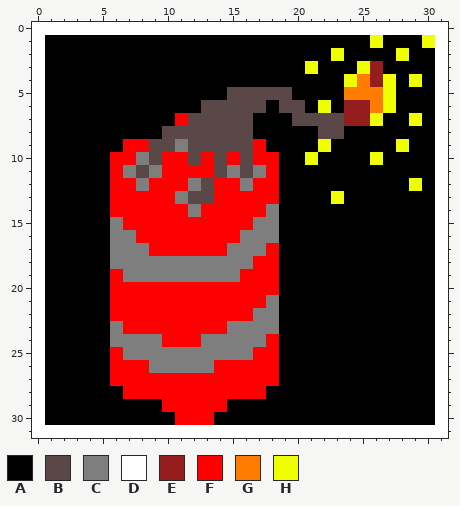
Pixel-art sprite, stored at images/Detonated.png. That is the earlier state.
The file is 32x32 pixels.
Palette (. is transparent): A #000000  B #5a4747  C #7e7e7e  D #ffffff  E #961d1d  F #ff0000  G #ff7c00  H #f0ff00
The same view after the edit:
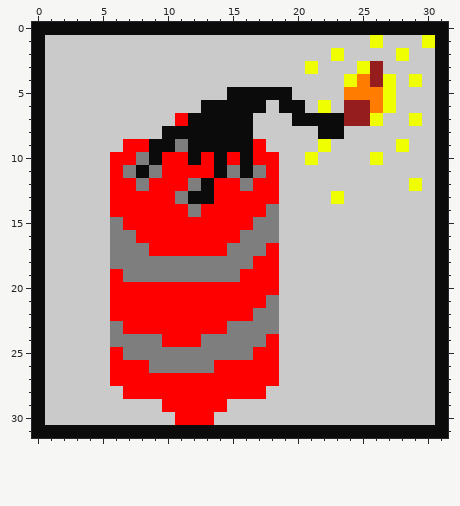
Diff:
colour A: #000000 -> #cacaca
colour D: #ffffff -> #0b0b0b
y 5: x 15..19 BBBBB -> DDDDD
y 6: x 13..17 BBBBB -> DDDDD; x 19..20 BB -> DD
y 7: x 12..16 BBBBB -> DDDDD; x 20..23 BBBB -> DDDD
y 8: x 10..16 BBBBBBB -> DDDDDDD; x 22..23 BB -> DD
y 9: x 9..10 BB -> DD; x 12..16 BBBBB -> DDDDD
y 10: x 9 B -> D; x 12 B -> D; x 14 B -> D; x 16 B -> D
y 11: x 8 B -> D; x 14 B -> D; x 16 B -> D
y 12: x 13 B -> D
y 13: x 12..13 BB -> DD
Boxes around the changes in both pictures, in picture pixels (x1, y1, x2, y2):
changed: (32, 22, 448, 438)
